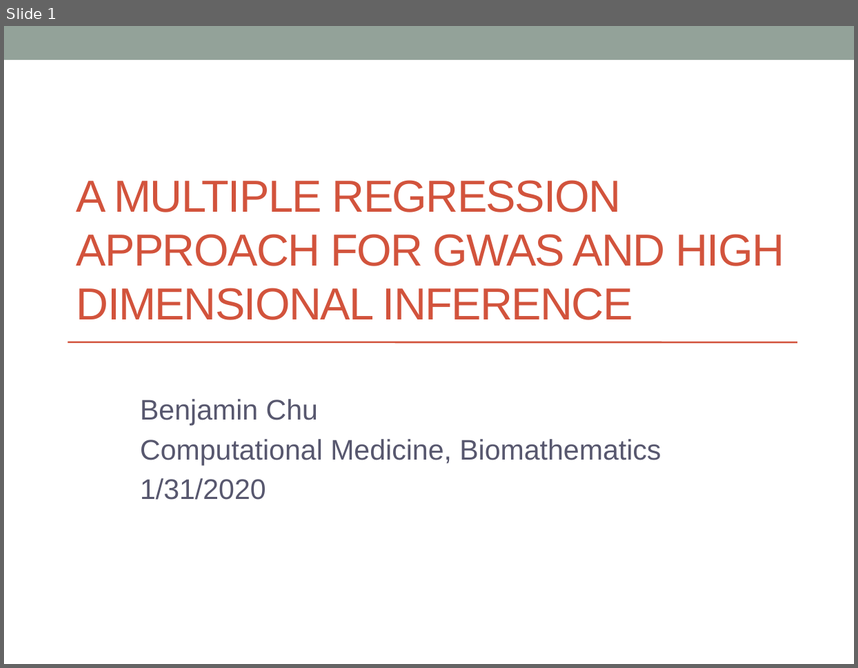
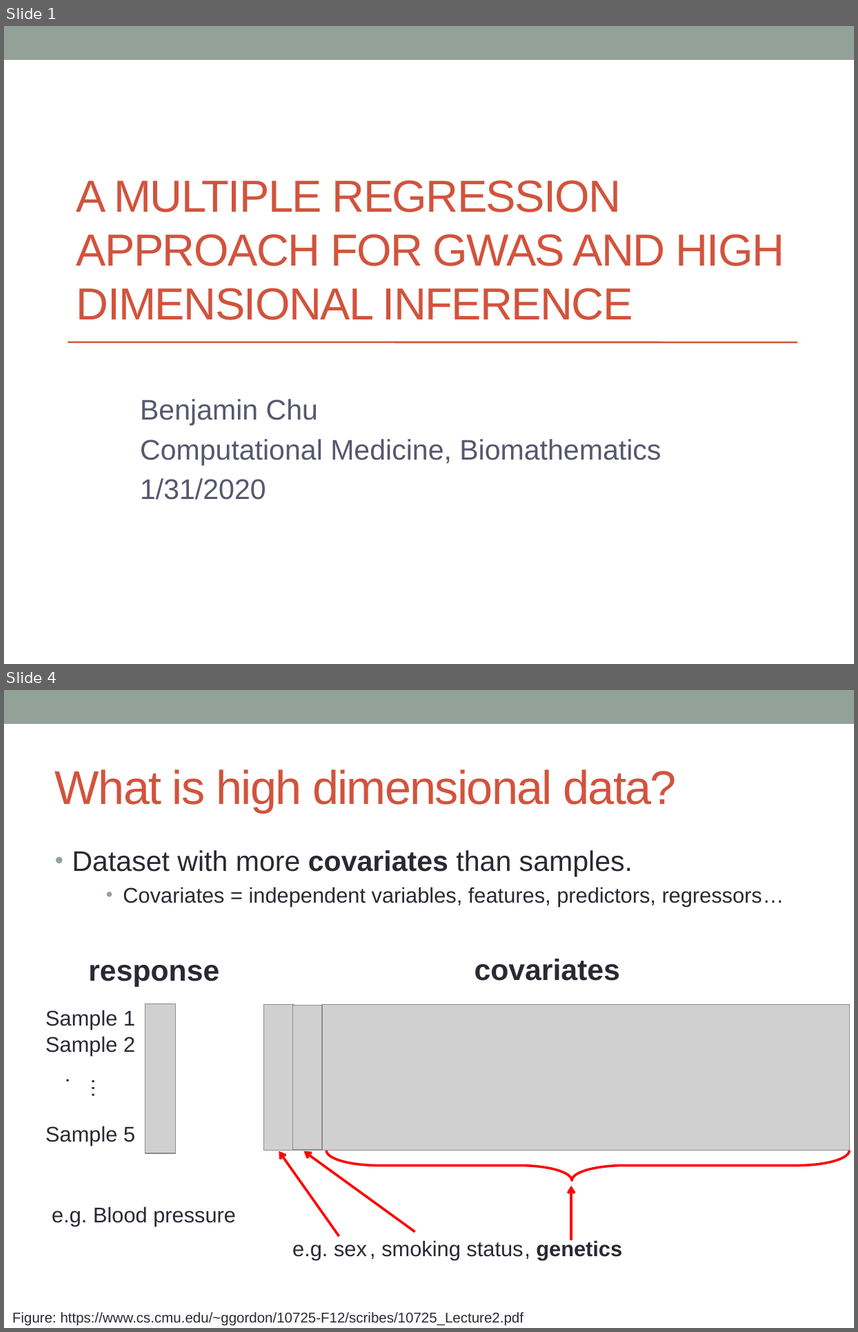
Before and after one commit to biona001/public-talks, a slide deck: QCBio luncheon 2020/Presentation1.pptx. Shown one above the other, each under a label of ours: slide 1 before the commit, slides 1 and 4 after it; the slides between them are not shown. The pictures are 858x668 and 858x1332 pixels, drawn with LibreOffice and Linux fonts; fonts in the diff are those of the drawing; grey boxes stand for pictures. Boxes give left, top, right and bottom in pixels: in the first picture for what was removed or moved away, otherwise in the second. Text is boxed around its words. In the diff, an @@ line names an element or a change of style, - is before the commit and + after.

```diff
--- a/QCBio luncheon 2020/Presentation1.pptx
+++ b/QCBio luncheon 2020/Presentation1.pptx
@@ slide 4 added at bbox=[4, 690, 854, 1328], background #FFFFFF; not listed: 1 template element that a slide beside it also shows @@
@@ title added at bbox=[55, 769, 677, 813], 40 pt, text #D2533C @@
+What is high dimensional data?
@@ text added at bbox=[72, 850, 784, 906], 18 pt, text #292934 @@
+• Dataset with more covariates than samples.
+    • Covariates = independent variables, features, predictors, regressors…
@@ text added at bbox=[475, 958, 620, 980], 25 pt, text #292934, bold @@
+covariates
@@ text added at bbox=[88, 965, 219, 987], 25 pt, text #292934, bold @@
+response
@@ text added at bbox=[45, 1009, 135, 1029], 18 pt, text #292934 @@
+Sample 1
@@ picture added at bbox=[145, 1004, 176, 1153] @@
@@ picture added at bbox=[264, 1005, 294, 1151] @@
@@ picture added at bbox=[293, 1005, 323, 1149] @@
@@ picture added at bbox=[322, 1005, 849, 1151] @@
@@ text added at bbox=[45, 1036, 135, 1056], 18 pt, text #292934 @@
+Sample 2
@@ text added at bbox=[83, 1069, 117, 1112], 18 pt, text #292934 @@
+….
@@ text added at bbox=[45, 1125, 135, 1145], 18 pt, text #292934 @@
+Sample 5
@@ arrow added from (339, 1236) to (279, 1151), #FF0000 2.08 pt @@
@@ arrow added from (415, 1232) to (304, 1151), #FF0000 2.08 pt @@
@@ left brace added at bbox=[326, 1150, 849, 1180], outline #FF0000 2.08 pt @@
@@ arrow added from (571, 1240) to (571, 1185), #FF0000 2.08 pt @@
@@ text added at bbox=[52, 1206, 236, 1226], 18 pt, text #292934 @@
+e.g. Blood pressure
@@ text added at bbox=[292, 1244, 367, 1259], 18 pt, text #292934 @@
+e.g. sex
@@ text added at bbox=[381, 1240, 530, 1259], 18 pt, text #292934 @@
+, smoking status
@@ text added at bbox=[536, 1239, 622, 1259], 18 pt, text #292934, bold @@
+, genetics
@@ text added at bbox=[12, 1312, 524, 1325], 12 pt, text #292934 @@
+Figure: https://www.cs.cmu.edu/~ggordon/10725-F12/scribes/10725_Lecture2.pdf
```
Also in this commit, not shown: 2 slides changed, 8 other slides added, 4 other files.
